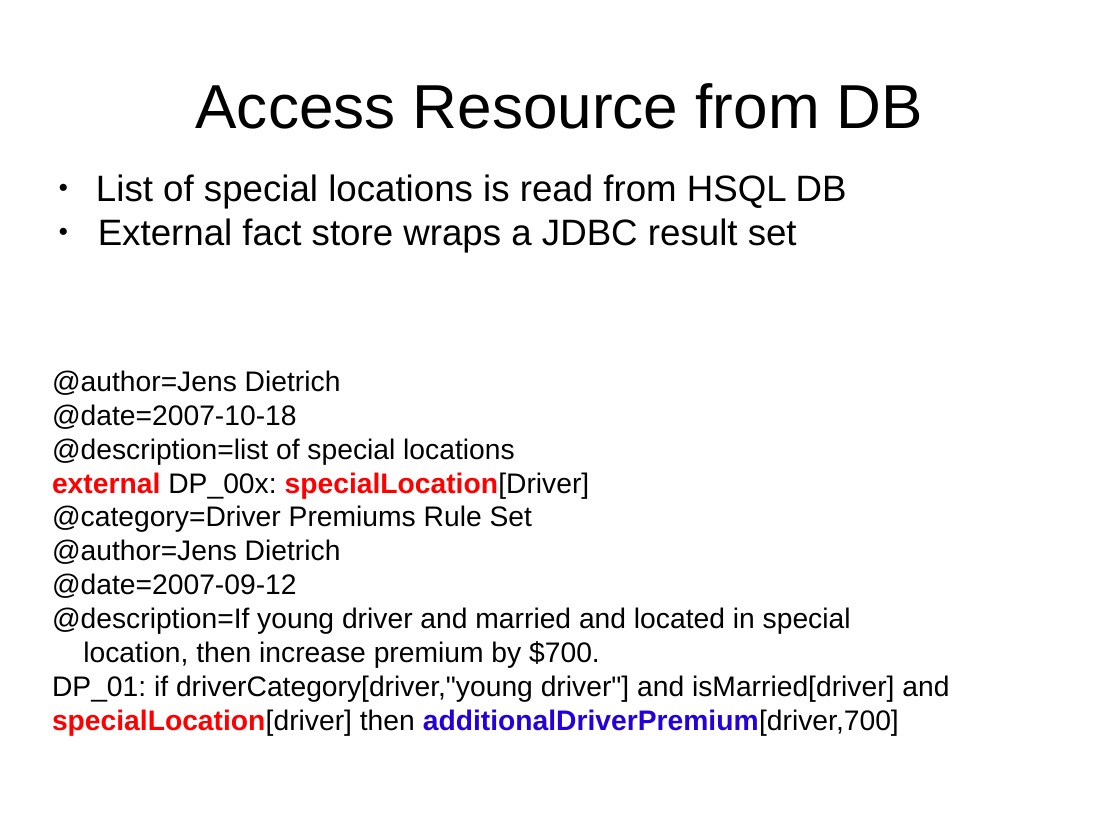
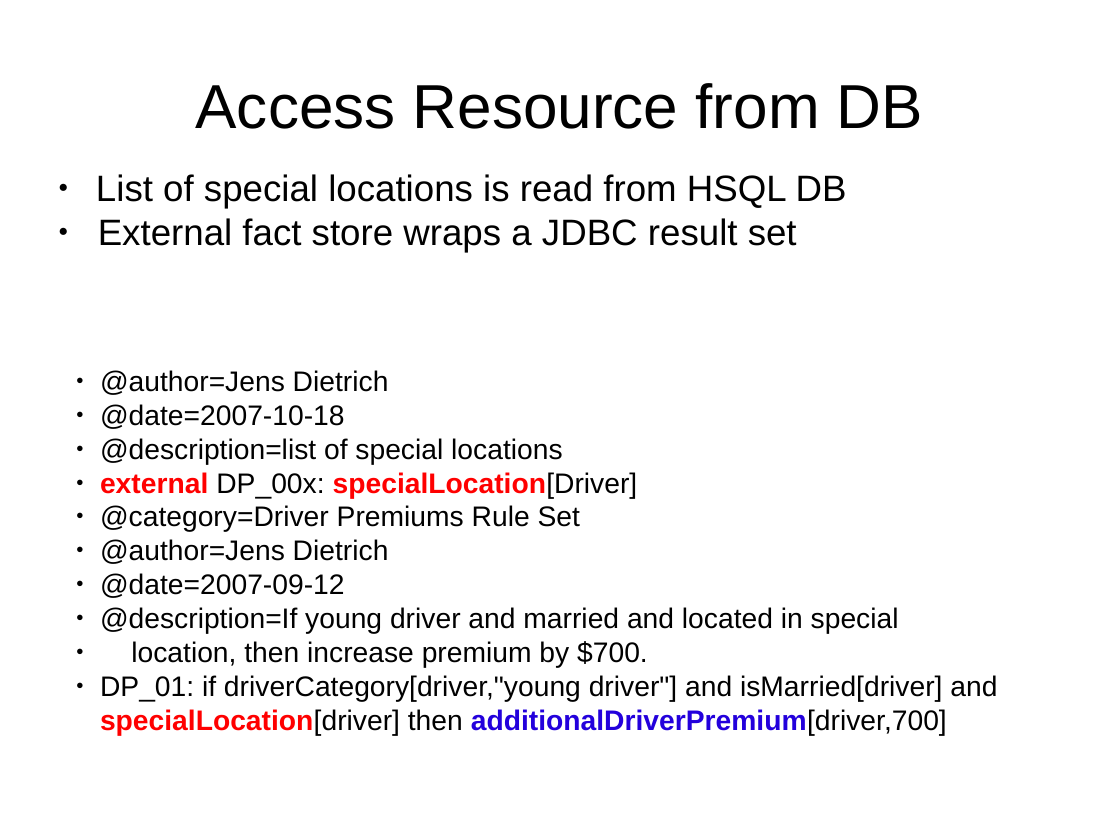
Before and after one commit to Koulio/take, a slide deck: slide 6 of RuleML2007_challenge/presentation/challenge.odp. Drawn at 1120x840 pixels with LibreOffice and Linux fonts; fonts in the diff are those of the drawing. Boxes give left, top, right and bottom in pixels: in the first picture for what was removed or moved away, otherwise in the second. Text is boxed around its words. In the diff, an @@ line names an element or a change of style, - is before the commit and + after.

```diff
--- a/RuleML2007_challenge/presentation/challenge.odp
+++ b/RuleML2007_challenge/presentation/challenge.odp
@@ subtitle "@author=Jens Dietrich" at (100,370,997,736): bullet none to ●; list level 1 to 2 in "@author=Jens Dietrich"; list level 1 to 2 in "@date=2007-10-18"; list level 1 to 2 in "@description=list of special locations"; list level 1 to 2 in "external DP_00x: specialLocation[Driver]"; list level 1 to 2 in "@category=Driver Premiums Rule Set"; list level 1 to 2 in "@date=2007-09-12"; list level 1 to 2 in "@description=If young driver and married ..."; list level 1 to 2 in "location, then increase premium by ..."; list level 1 to 2 in "DP_01: if driverCategory[driver,"young driver"] and ..." @@
```
Also in this commit, not shown: 10 other slides changed, 1 other file.
